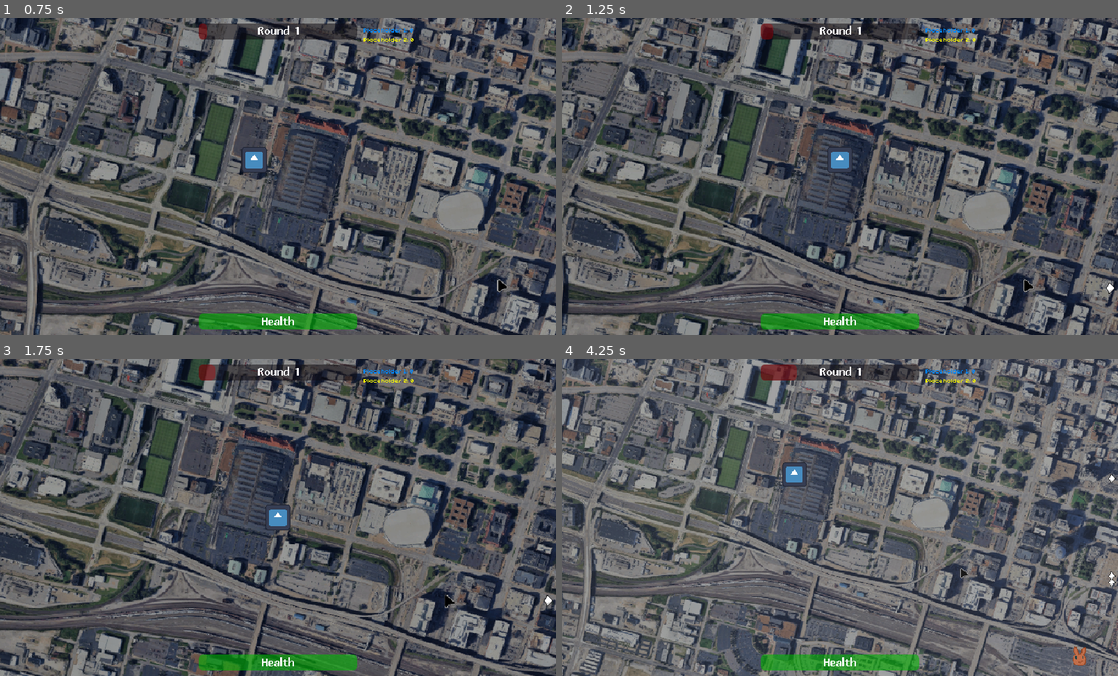
Above: before the commit, frames 1-4 (two rows, left to right).
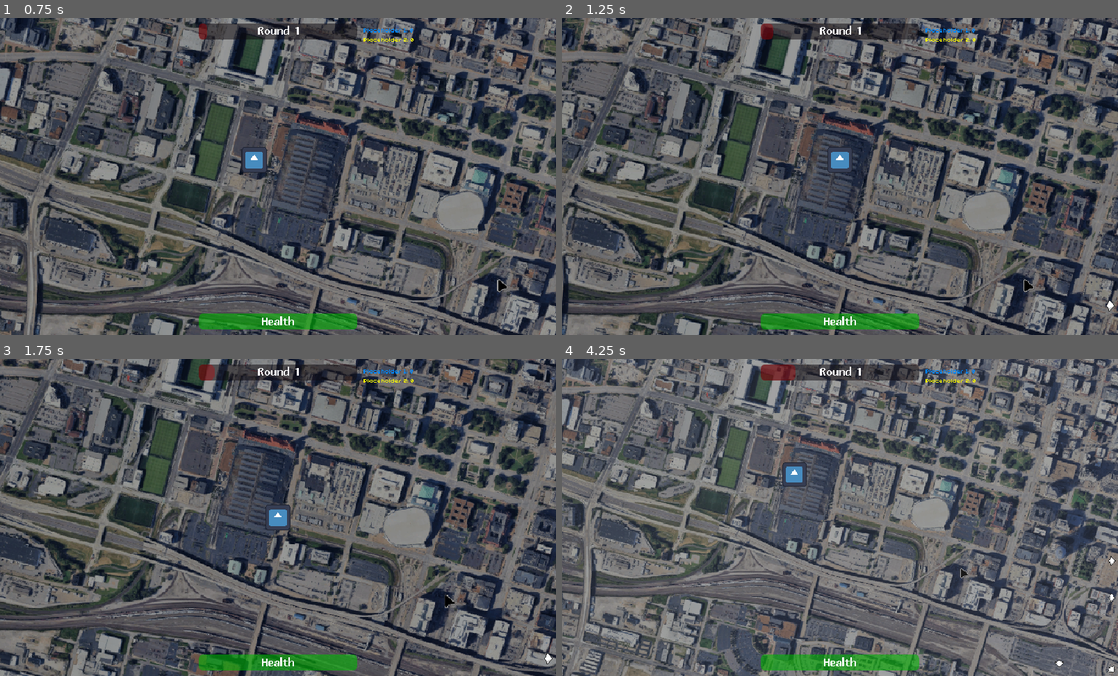
Above: after the commit, the same moments.

Repository: lupuchard/becky-game
Game: Godot game, scene res://world.tscn
Same seed, same stepped clock (60 frames per second), same inputs: the game is played once before the commit and once after it. The engine's default icon, where the game draws it, is replaced by a stand-in: a white triangle on a blue panel in a dark square.
Inputs:
- Up to frame 1 (0.75 s): tap Enter (interact) at 0.5 s; hold D (move_right) from 0.53 s (still down); hold Enter (interact) from 0.53 s (still down)
- Up to frame 2 (1.25 s): keep holding D (move_right); keep holding Enter (interact)
- Up to frame 3 (1.75 s): release D (move_right) at 1.28 s; release Enter (interact) at 1.28 s; hold S (move_down) from 1.28 s (still down); tap Space (fly) at 1.35 s; tap Enter (interact) at 1.55 s
- Up to frame 4 (4.25 s): release S (move_down) at 2.03 s; hold D (move_right) 2.03-2.78 s; hold Enter (interact) 2.03-2.78 s; hold W (move_up) 2.78-3.53 s; tap Enter (interact) at 2.85, 3.8 s; hold A (move_left) from 3.53 s (still down); hold Space (fly) from 3.53 s (still down)

Frame 1 is identical in both runs. In frame 2, less than 0.1% of the frame differs, in the area x 97-100%, y 83-93%; in frame 3, less than 0.1%; in frame 4, 0.3%, in the area x 41-100%, y 1-99%.

Commit message:
game over condition 2

Diff:
--- a/Scripts/enemy.gd
+++ b/Scripts/enemy.gd
@@ -4,6 +4,7 @@
 const ARROW_MARGIN := 10
 
 signal died
+signal reached_end
 
 @onready var sprite: Sprite2D = $Sprite
 @onready var oob_arrow: Sprite2D = Sprite2D.new()
@@ -58,10 +59,11 @@
 	path_distance += speed * delta
 	if path_distance >= path_length:
 		if going_back:
-			die()
+			reach_end()
 		else:
 			speed = 0.0
 			going_back = true
+			oob_arrow.modulate = Color.ORANGE
 			pick_random_path()
 	else:
 		update_position()
@@ -176,6 +178,10 @@
 
 	is_dead = true
 
+func reach_end():
+	reached_end.emit()
+	queue_free()
+
 func spawn_drop(drop_scene: PackedScene):
 	var drop = drop_scene.instantiate()
 	get_parent().add_child(drop)
--- a/Scripts/spawner.gd
+++ b/Scripts/spawner.gd
@@ -2,6 +2,7 @@
 class_name Spawner
 
 signal round_ended
+signal enemy_reached_end
 
 var round_segments: Array[RoundSegment]
 var next_segment: int = 0
@@ -87,11 +88,16 @@
 	var new_enemy: Enemy = segment.enemy.instantiate()
 	new_enemy.possible_paths = segment.paths
 	get_parent().add_child(new_enemy)
-	new_enemy.died.connect(func():
-		round_dead_enemies += 1
-		if round_dead_enemies >= round_total_enemies:
-			round_ended.emit()
+	new_enemy.died.connect(enemy_died)
+	new_enemy.reached_end.connect(func():
+		enemy_died()
+		enemy_reached_end.emit()
 	)
+
+func enemy_died():
+	round_dead_enemies += 1
+	if round_dead_enemies >= round_total_enemies:
+		round_ended.emit()
 
 func end_round():
 	round_segments.clear()
--- a/Scripts/world.gd
+++ b/Scripts/world.gd
@@ -1,5 +1,7 @@
 extends Node2D
 class_name World
+
+const MAX_LIVES := 5
 
 @onready var becky: Becky = $Becky
 @onready var spawner: Spawner = $Spawner
@@ -11,7 +13,11 @@
 @onready var health_bar: ProgressBar = $CanvasLayer/Status/HealthBar
 
 @onready var game_over_panel: Control = $CanvasLayer/GameOverPanel
+@onready var game_over_panel_label: Label = $CanvasLayer/GameOverPanel/Container/MarginContainer/Label
 @onready var retry_button: Button = $CanvasLayer/GameOverPanel/Container/Buttons/RetryButton
+
+@onready var losing_indicator: Control = $CanvasLayer/LosingIndicator
+@onready var losing_indicator_label: Control = $CanvasLayer/LosingIndicator/Label
 
 @onready var resource1: Label = $CanvasLayer/Resources/Container/Resource1
 @onready var resource2: Label = $CanvasLayer/Resources/Container/Resource2
@@ -20,7 +26,9 @@
 @onready var next_round_site: Site = $NextRound
 
 var current_round := 0
+var lives := 5
 var between_rounds := false
+var restore_health_tween: Tween
 
 func _ready():
 	spawner.set_round($Rounds/Round1)
@@ -30,6 +38,7 @@
 	next_round_site.disable()
 	next_round_site.interacted.connect(start_next_round)
 	spawner.round_ended.connect(on_round_ended)
+	spawner.enemy_reached_end.connect(on_enemy_reached_end)
 
 func _process(_delta: float):
 	time_progress.value = spawner.round_current_time / spawner.round_total_time
@@ -37,12 +46,16 @@
 	health_bar.value = becky.health / Becky.MAX_HEALTH
 
 	if becky.health <= 0.0:
-		game_over()
+		game_over("You have died :(")
 
 	resource1.text = "Placeholder 1: " + str(becky.money[0])
 	resource2.text = "Placeholder 2: " + str(becky.money[1])
 
-func game_over():
+	losing_indicator.visible = lives < MAX_LIVES
+	losing_indicator_label.text = str(lives) + "/" + str(MAX_LIVES)
+
+func game_over(text: String):
+	game_over_panel_label.text = text
 	game_over_panel.show()
 	becky.process_mode = Node.PROCESS_MODE_DISABLED
 	becky.hide()
@@ -61,11 +74,24 @@
 	between_rounds = false
 
 func on_round_ended():
+	if game_over_panel.visible: return
+
 	next_round_site.enable()
 	between_rounds = true
 	current_round += 1
+	lives = MAX_LIVES
+
+	restore_health_tween = Tween.new()
+	restore_health_tween.tween_property(becky, "health", Becky.MAX_HEALTH, 4.0)
 
 func start_next_round():
 	if between_rounds and current_round < rounds.get_child_count():
+		restore_health_tween.kill()
+		becky.health = Becky.MAX_HEALTH
 		spawner.set_round($Rounds.get_child(current_round))
 		next_round_site.disable()
+
+func on_enemy_reached_end():
+	lives -= 1
+	if lives <= 0:
+		game_over("They stole all the prairie dogs :(")
--- a/world.tscn
+++ b/world.tscn
@@ -16,6 +16,17 @@
 [ext_resource type="Texture2D" uid="uid://cjfntwy60mo6o" path="res://Assets/info.png" id="13_2o6r5"]
 [ext_resource type="Script" uid="uid://djfnhf7ah2rn3" path="res://Scripts/site.gd" id="13_70uel"]
 
+[sub_resource type="StyleBoxFlat" id="StyleBoxFlat_hiqwa"]
+bg_color = Color(0.79, 0.79, 0.79, 0.1254902)
+border_width_left = 1
+border_width_top = 3
+border_width_right = 1
+border_width_bottom = 1
+corner_radius_top_left = 18
+corner_radius_top_right = 18
+corner_radius_bottom_right = 18
+corner_radius_bottom_left = 18
+
 [sub_resource type="QuadMesh" id="QuadMesh_036b0"]
 size = Vector2(2000, 1000)
 
@@ -189,6 +200,27 @@
 theme_override_font_sizes/font_size = 7
 text = "Placeholder 2: 0"
 
+[node name="LosingIndicator" type="PanelContainer" parent="CanvasLayer" unique_id=1984047269]
+anchors_preset = 6
+anchor_left = 1.0
+anchor_top = 0.5
+anchor_right = 1.0
+anchor_bottom = 0.5
+offset_left = -49.0
+offset_top = -20.0
+offset_right = -9.0
+offset_bottom = 20.0
+grow_horizontal = 0
+grow_vertical = 2
+theme_override_styles/panel = SubResource("StyleBoxFlat_hiqwa")
+
+[node name="Label" type="Label" parent="CanvasLayer/LosingIndicator" unique_id=1905090039]
+layout_mode = 2
+theme_override_colors/font_color = Color(0.82, 0.66543, 0.58220005, 1)
+text = "4/5"
+horizontal_alignment = 1
+vertical_alignment = 1
+
 [node name="GameOverPanel" type="PanelContainer" parent="CanvasLayer" unique_id=407970296]
 visible = false
 anchors_preset = 8
@@ -214,8 +246,11 @@
 theme_override_constants/margin_bottom = 2
 
 [node name="Label" type="Label" parent="CanvasLayer/GameOverPanel/Container/MarginContainer" unique_id=344090192]
-layout_mode = 2
-text = "You have died."
+custom_minimum_size = Vector2(120, 0)
+layout_mode = 2
+text = "Game over screen"
+horizontal_alignment = 1
+autowrap_mode = 2
 
 [node name="Buttons" type="HBoxContainer" parent="CanvasLayer/GameOverPanel/Container" unique_id=1767961353]
 layout_mode = 2
@@ -285,20 +320,27 @@
 
 [node name="Round1" type="Node" parent="Rounds" unique_id=1623087036]
 
-[node name="RoundSegment" type="Node" parent="Rounds/Round1" unique_id=1071763997 node_paths=PackedStringArray("paths")]
+[node name="RoundSegment" type="Node" parent="Rounds/Round1" unique_id=1805493421 node_paths=PackedStringArray("paths")]
 script = ExtResource("7_pkg7o")
 enemy = ExtResource("8_wse8f")
-amount = 5
+amount = 3
 seconds_between = 1.0
-paths = [NodePath("../../../Paths/HighPath"), NodePath("../../../Paths/LowPath"), NodePath("../../../Paths/WavyPath")]
-metadata/_custom_type_script = "uid://bg3fuwbfsrid0"
-
-[node name="RoundSegment2" type="Node" parent="Rounds/Round1" unique_id=1248640915 node_paths=PackedStringArray("paths")]
+paths = [NodePath("../../../Paths/LowPath"), NodePath("../../../Paths/ToCenterPath")]
+metadata/_custom_type_script = "uid://bg3fuwbfsrid0"
+
+[node name="RoundSegment2" type="Node" parent="Rounds/Round1" unique_id=1071763997 node_paths=PackedStringArray("paths")]
+script = ExtResource("7_pkg7o")
+enemy = ExtResource("8_wse8f")
+amount = 3
+seconds_between = 1.0
+paths = [NodePath("../../../Paths/HighPath"), NodePath("../../../Paths/WavyPath")]
+metadata/_custom_type_script = "uid://bg3fuwbfsrid0"
+
+[node name="RoundSegment3" type="Node" parent="Rounds/Round1" unique_id=1248640915 node_paths=PackedStringArray("paths")]
 script = ExtResource("7_pkg7o")
 enemy = ExtResource("5_036b0")
 amount = 5
 seconds_between = 3.0
-simultaneous = true
 paths = [NodePath("../../../Paths/HighPath"), NodePath("../../../Paths/LowPath"), NodePath("../../../Paths/WavyPath")]
 metadata/_custom_type_script = "uid://bg3fuwbfsrid0"
 
@@ -315,7 +357,7 @@
 [node name="RoundSegment2" type="Node" parent="Rounds/Round2" unique_id=1047106459 node_paths=PackedStringArray("paths")]
 script = ExtResource("7_pkg7o")
 enemy = ExtResource("8_wse8f")
-amount = 20
+amount = 15
 seconds_between = 1.5
 paths = [NodePath("../../../Paths/HighPath"), NodePath("../../../Paths/LowPath"), NodePath("../../../Paths/WavyPath")]
 metadata/_custom_type_script = "uid://bg3fuwbfsrid0"
